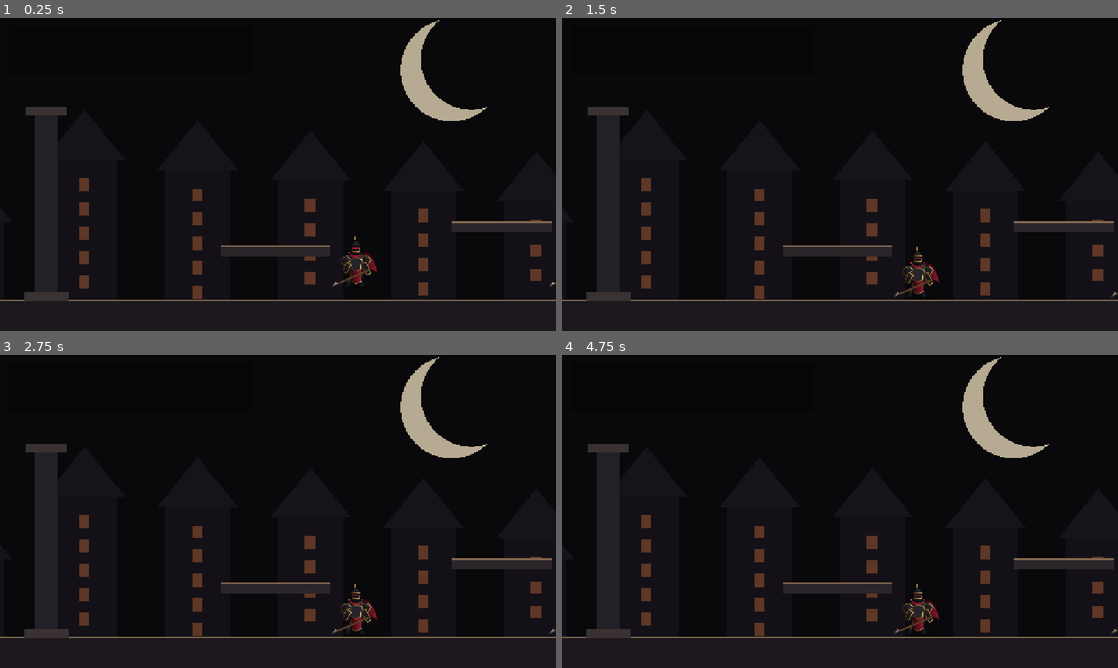
Above: before the commit, frames 1-4 (two rows, left to right).
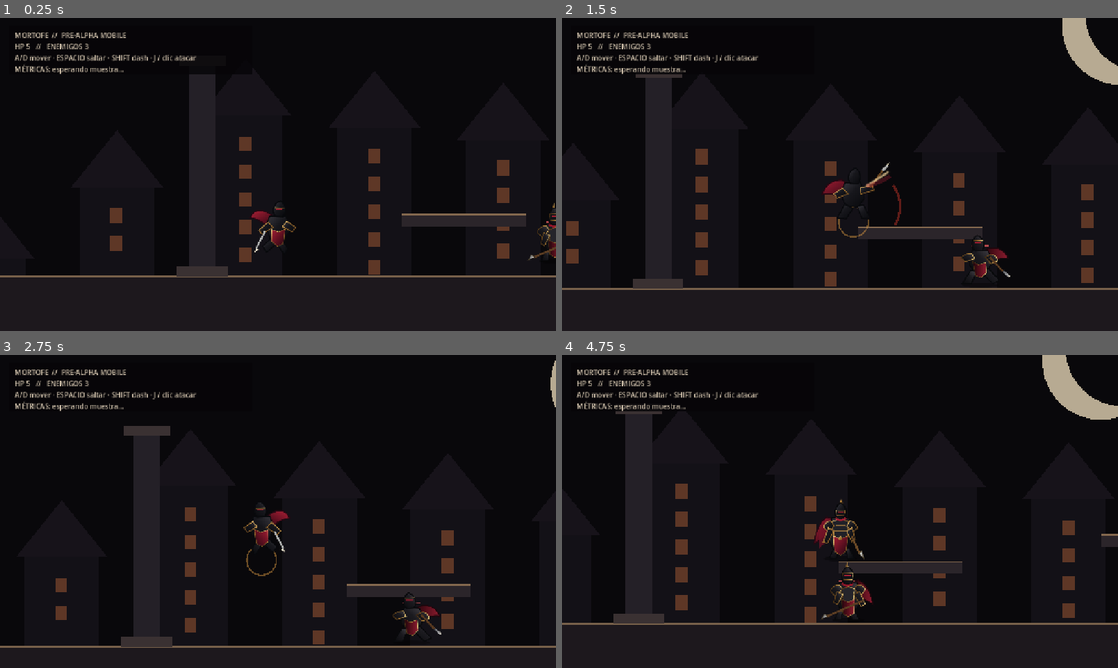
Above: after the commit, the same moments.

Repository: heliossamuelhernandezreyes/Godot-juegos-2d
Game: Godot game, scene res://main.tscn
Two runs of this game, one before a commit and one after it. Both use one fixed random seed, a clock stepped at 60 frames per second and the inputs below.
Inputs (mouse positions are in pixels of both pictures, inside the frame that each line leads up to):
- Up to frame 1 (0.25 s): no input
- Up to frame 2 (1.5 s): tap Enter at 0.5 s; move the mouse to (962, 158) at 0.52 s; hold D (move_right) 0.53-1.25 s; tap J (attack) at 0.6 s; click (962, 158) at 0.67 s; tap Space (jump) at 0.77, 0.8, 1.07 s; drag from (728, 190) to (917, 290) at 1.27 s
- Up to frame 3 (2.75 s): move the mouse to (333, 442) at 2.02 s; hold A (move_left) from 2.03 s (still down); tap J (attack) at 2.1 s; tap Space (jump) at 2.3 s
- Up to frame 4 (4.75 s): release A (move_left) at 2.75 s; drag from (812, 574) to (901, 627) at 2.77 s; move the mouse to (1006, 558) at 3.52 s; hold D (move_right) 3.53-4.25 s; tap K at 3.6 s; tap Space (jump) at 3.77, 3.8, 4.07 s; drag from (673, 464) to (1117, 627) at 4.27 s

The runs differ from the first frame. In frame 1, 12% of the frame differs, in the area x 0-100%, y 0-91%; in frame 2, 13%; in frame 3, 13%; in frame 4, 13%.
Error before the commit: Parse Error: Preload file "res://art/normalized/player/player_idle_prod_v1.png" does not exist. (res://scripts/player.gd:10)

Commit message:
fix(mortofe): load generated production art dynamically

Diff:
--- a/Mortofe/scripts/player.gd
+++ b/Mortofe/scripts/player.gd
@@ -7,7 +7,7 @@
 const Hitbox2D = preload("res://scripts/combat/hitbox_2d.gd")
 const Hurtbox2D = preload("res://scripts/combat/hurtbox_2d.gd")
 const PLAYER_ATLAS: Texture2D = preload("res://art/generated/player_atlas.svg")
-const PLAYER_PRODUCTION_CANDIDATE: Texture2D = preload("res://art/normalized/player/player_idle_prod_v1.png")
+const PLAYER_PRODUCTION_CANDIDATE_PATH := "res://art/normalized/player/player_idle_prod_v1.png"
 const FRAME_SIZE := Vector2(256, 256)
 const PRODUCTION_CANDIDATE_MODE := true
 
@@ -32,6 +32,7 @@
 var attack_left := 0.0
 var invulnerability_left := 0.0
 var gravity := float(ProjectSettings.get_setting("physics/2d/default_gravity", 980.0))
+var production_candidate_active := false
 
 var attack_hitbox: Area2D
 var visual: AnimatedSprite2D
@@ -188,26 +189,31 @@
 	for index in indices:
 		frames.add_frame(name, _atlas_frame(index))
 
-func _add_candidate_animation(frames: SpriteFrames, name: StringName, fps: float, looped: bool) -> void:
+func _add_candidate_animation(frames: SpriteFrames, name: StringName, texture: Texture2D, fps: float, looped: bool) -> void:
 	frames.add_animation(name)
 	frames.set_animation_speed(name, fps)
 	frames.set_animation_loop(name, looped)
-	frames.add_frame(name, PLAYER_PRODUCTION_CANDIDATE)
+	frames.add_frame(name, texture)
 
 func _build_visual() -> void:
 	var frames := SpriteFrames.new()
 	if frames.has_animation(&"default"):
 		frames.remove_animation(&"default")
 
-	if PRODUCTION_CANDIDATE_MODE:
+	var candidate_texture: Texture2D = null
+	if PRODUCTION_CANDIDATE_MODE and ResourceLoader.exists(PLAYER_PRODUCTION_CANDIDATE_PATH):
+		candidate_texture = load(PLAYER_PRODUCTION_CANDIDATE_PATH) as Texture2D
+	production_candidate_active = candidate_texture != null
+
+	if production_candidate_active:
 		# Production gate v1 intentionally reuses one normalized frame across states.
 		# This validates silhouette, gameplay scale, pivot/baseline, HUD overlap and
 		# movement/camera integration before animation production is expanded.
-		_add_candidate_animation(frames, &"idle", 1.0, true)
-		_add_candidate_animation(frames, &"run", 1.0, true)
-		_add_candidate_animation(frames, &"jump", 1.0, false)
-		_add_candidate_animation(frames, &"attack", 1.0, false)
-		_add_candidate_animation(frames, &"hurt", 1.0, false)
+		_add_candidate_animation(frames, &"idle", candidate_texture, 1.0, true)
+		_add_candidate_animation(frames, &"run", candidate_texture, 1.0, true)
+		_add_candidate_animation(frames, &"jump", candidate_texture, 1.0, false)
+		_add_candidate_animation(frames, &"attack", candidate_texture, 1.0, false)
+		_add_candidate_animation(frames, &"hurt", candidate_texture, 1.0, false)
 	else:
 		_add_animation(frames, &"idle", [0, 1], 2.4, true)
 		_add_animation(frames, &"run", [2, 3, 4, 5], 9.5, true)
@@ -218,7 +224,7 @@
 	visual = AnimatedSprite2D.new()
 	visual.sprite_frames = frames
 	visual.animation = &"idle"
-	if PRODUCTION_CANDIDATE_MODE:
+	if production_candidate_active:
 		# Normalized asset: 384x384, baseline y=350, center y=192.
 		# (350 - 192) * 0.5 = 79 px, so this keeps the visual feet on body origin.
 		# 300 px visual height * 0.5 = 150 px ~= 20.8% of the 720p design height.
